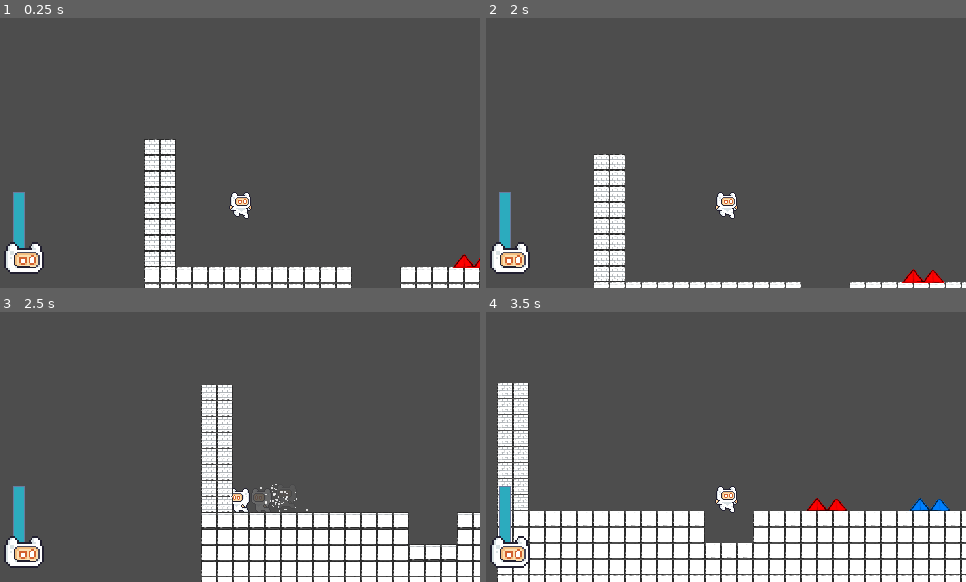
Above: before the commit, frames 1-4 (two rows, left to right).
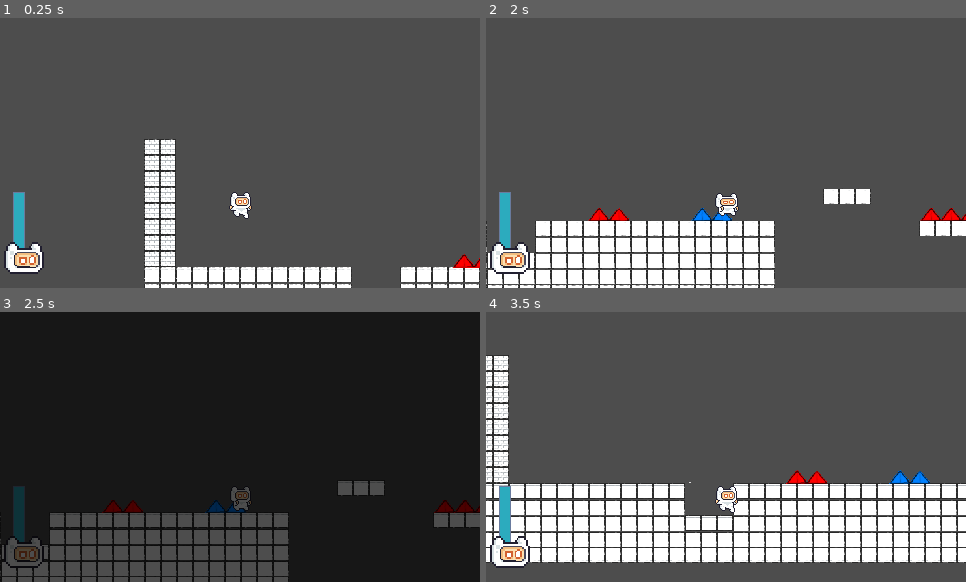
Above: after the commit, the same moments.

Repository: Naathan404/UITxVNG-Group08-NaNaNaNa
Game: Godot game, scene res://dummy_level.tscn
Same seed, same stepped clock (60 frames per second), same inputs: the game is played once before the commit and once after it.
Inputs:
- Up to frame 1 (0.25 s): no input
- Up to frame 2 (2 s): hold D (right) from 0.53 s (still down); tap Shift (dash) at 0.6, 1.35 s; tap Space (jump) at 0.77, 1.52 s
- Up to frame 3 (2.5 s): release D (right) at 2.03 s; hold A (left) from 2.03 s (still down); hold K (mask_blue) from 2.03 s (still down); tap Shift (dash) at 2.3 s
- Up to frame 4 (3.5 s): release A (left) at 2.78 s; release K (mask_blue) at 2.78 s; hold D (right) from 2.78 s (still down); tap J (mask_red) at 2.85 s; tap Space (jump) at 3.02 s; tap Shift (dash) at 3.05 s

Frame 1 is identical in both runs. In frame 2, 15% of the frame differs, in the area x 0-100%, y 50-100%; in frame 3, 91%, in the area x 0-100%, y 0-100%; in frame 4, 27%.

Commit message:
feat: add death screen & die anim

Diff:
--- a/project.godot
+++ b/project.godot
@@ -78,6 +78,11 @@
 , Object(InputEventKey,"resource_local_to_scene":false,"resource_name":"","device":-1,"window_id":0,"alt_pressed":false …(183 unchanged characters)…
 ]
 }
+quit={
+"deadzone": 0.2,
+"events": [Object(InputEventKey,"resource_local_to_scene":false,"resource_name":"","device":-1,"window_id":0,"alt_pressed":false,"shift_pressed":false,"ctrl_pressed":false,"meta_pressed":false,"pressed":false,"keycode":0,"physical_keycode":4194305,"key_label":0,"unicode":0,"location":0,"echo":false,"script":null)
+]
+}
 
 [physics]
 
--- a/scenes/player/game_ui.tscn
+++ b/scenes/player/game_ui.tscn
@@ -55,3 +55,11 @@
 offset_right = 53.0
 offset_bottom = 271.0
 texture = ExtResource("1_pnnm1")
+
+[node name="DeathScreen" type="ColorRect" parent="." unique_id=558221118]
+anchors_preset = 15
+anchor_right = 1.0
+anchor_bottom = 1.0
+grow_horizontal = 2
+grow_vertical = 2
+color = Color(1, 1, 1, 0)
--- a/scenes/player/player.tscn
+++ b/scenes/player/player.tscn
@@ -8,6 +8,7 @@
 [ext_resource type="Texture2D" uid="uid://divq7u6lrbfaw" path="res://assets/sprites/characters/Dash_Red.png" id="3_myrg7"]
 [ext_resource type="Texture2D" uid="uid://b6ov48mv4f7te" path="res://assets/sprites/characters/Jump (32x32).png" id="3_p47bc"]
 [ext_resource type="Texture2D" uid="uid://j0uh3qywmc03" path="res://assets/sprites/characters/Run (32x32).png" id="4_75vfm"]
+[ext_resource type="Texture2D" uid="uid://202anas5dlb4" path="res://assets/sprites/characters/Hit (32x32).png" id="5_ioxgp"]
 [ext_resource type="Texture2D" uid="uid://br43drd3vnlbi" path="res://assets/sprites/characters/Fall_Red.png" id="5_kvlxm"]
 [ext_resource type="Script" uid="uid://cnybuxdpx625h" path="res://scripts/player/fsm/idle.gd" id="6_5gtgg"]
 [ext_resource type="Texture2D" uid="uid://b6goo2dami48" path="res://assets/sprites/characters/Fall_Blue.png" id="6_yj68g"]
@@ -22,6 +23,7 @@
 [ext_resource type="Texture2D" uid="uid://fykkxy5k8w36" path="res://assets/sprites/characters/Run_Blue.png" id="12_8ydkj"]
 [ext_resource type="Texture2D" uid="uid://larvvjwy1qvq" path="res://assets/sprites/characters/Jump_Blue.png" id="12_ioxgp"]
 [ext_resource type="PackedScene" uid="uid://kojv1ur7jv44" path="res://scenes/player/game_ui.tscn" id="22_yj68g"]
+[ext_resource type="Script" uid="uid://bjtaj5xxefbf4" path="res://scripts/player/fsm/die.gd" id="23_cnsyf"]
 
 [sub_resource type="AtlasTexture" id="AtlasTexture_j4nxn"]
 atlas = ExtResource("2_je7p5")
@@ -35,6 +37,34 @@
 atlas = ExtResource("3_myrg7")
 region = Rect2(0, 0, 32, 32)
 
+[sub_resource type="AtlasTexture" id="AtlasTexture_4sw5w"]
+atlas = ExtResource("5_ioxgp")
+region = Rect2(0, 0, 32, 32)
+
+[sub_resource type="AtlasTexture" id="AtlasTexture_s4k4a"]
+atlas = ExtResource("5_ioxgp")
+region = Rect2(32, 0, 32, 32)
+
+[sub_resource type="AtlasTexture" id="AtlasTexture_vkc6f"]
+atlas = ExtResource("5_ioxgp")
+region = Rect2(64, 0, 32, 32)
+
+[sub_resource type="AtlasTexture" id="AtlasTexture_21yht"]
+atlas = ExtResource("5_ioxgp")
+region = Rect2(96, 0, 32, 32)
+
+[sub_resource type="AtlasTexture" id="AtlasTexture_trum3"]
+atlas = ExtResource("5_ioxgp")
+region = Rect2(128, 0, 32, 32)
+
+[sub_resource type="AtlasTexture" id="AtlasTexture_4b1ex"]
+atlas = ExtResource("5_ioxgp")
+region = Rect2(160, 0, 32, 32)
+
+[sub_resource type="AtlasTexture" id="AtlasTexture_v8cnd"]
+atlas = ExtResource("5_ioxgp")
+region = Rect2(192, 0, 32, 32)
+
 [sub_resource type="AtlasTexture" id="AtlasTexture_gx1jg"]
 atlas = ExtResource("1_lvxji")
 region = Rect2(0, 0, 32, 32)
@@ -360,6 +390,32 @@
 "loop": false,
 "name": &"dash_red",
 "speed": 5.0
+}, {
+"frames": [{
+"duration": 1.0,
+"texture": SubResource("AtlasTexture_4sw5w")
+}, {
+"duration": 1.0,
+"texture": SubResource("AtlasTexture_s4k4a")
+}, {
+"duration": 1.0,
+"texture": SubResource("AtlasTexture_vkc6f")
+}, {
+"duration": 1.0,
+"texture": SubResource("AtlasTexture_21yht")
+}, {
+"duration": 1.0,
+"texture": SubResource("AtlasTexture_trum3")
+}, {
+"duration": 1.0,
+"texture": SubResource("AtlasTexture_4b1ex")
+}, {
+"duration": 1.0,
+"texture": SubResource("AtlasTexture_v8cnd")
+}],
+"loop": false,
+"name": &"die",
+"speed": 20.0
 }, {
 "frames": [{
 "duration": 1.0,
@@ -663,9 +719,12 @@
 [node name="Direction2D" type="Node2D" parent="." unique_id=1585420157]
 
 [node name="AnimatedSprite2D" type="AnimatedSprite2D" parent="Direction2D" unique_id=886391024]
+z_index = 1
 sprite_frames = SubResource("SpriteFrames_x7p2l")
-animation = &"dash_blue"
+animation = &"die"
 autoplay = "idle"
+frame = 6
+frame_progress = 1.0
 
 [node name="CollisionShape2D" type="CollisionShape2D" parent="." unique_id=1145219900]
 position = Vector2(0, 5)
@@ -687,6 +746,9 @@
 
 [node name="Dash" type="Node" parent="States" unique_id=910515495]
 script = ExtResource("10_h17s1")
+
+[node name="Die" type="Node" parent="States" unique_id=1483757351]
+script = ExtResource("23_cnsyf")
 
 [node name="Camera2D" type="Camera2D" parent="." unique_id=2031410575]
 offset = Vector2(0, -50)
--- a/scripts/objects/spike.gd
+++ b/scripts/objects/spike.gd
@@ -32,4 +32,5 @@
 
 func _on_body_entered(body: Node2D) -> void:
 	if body.is_in_group("player"):
-		get_tree().reload_current_scene()
+		if body.has_method("_on_death"):
+			body._on_death()
--- /dev/null
+++ b/scripts/player/fsm/die.gd
@@ -0,0 +1,25 @@
+extends PlayerState
+
+@export var die_duration: float = 1.0
+
+func _enter() -> void:
+	obj.change_animation("die")
+	obj.velocity = Vector2.ZERO
+	_play_death_sequence()
+
+func _update(_delta: float) -> void:
+	obj.velocity = Vector2.ZERO
+	pass
+
+func _exit() -> void:
+	pass
+
+func _play_death_sequence() -> void:
+	var anim_sprite = obj.get_node("Direction2D/AnimatedSprite2D")
+
+	await anim_sprite.animation_finished
+
+	if obj.game_ui:
+		await obj.game_ui.play_death_transition()
+
+	obj.get_tree().reload_current_scene()
--- a/scripts/player/player.gd
+++ b/scripts/player/player.gd
@@ -7,6 +7,7 @@
 var multiplier: float = 1.0
 var current_toxic_zone: String = ""
 var is_oxygen_decreased: bool = false
+var is_dead: bool = false
 
 ### Mask
 enum MaskType { NONE, RED, BLUE }
@@ -55,12 +56,14 @@
 		game_ui.update_ui(current_oxygen, max_oxygen, mask_type, is_oxygen_decreased)
 
 	# rơi xuống thì chết
-	if position.y > 500:
+	if position.y > 500 and not is_dead:
 		print("Té chết")
-		get_tree().reload_current_scene()
+		_on_death()
 
 ### Hàm xử lý input
 func _input(event: InputEvent) -> void:
+	if fsm.current_state == fsm.states.die:
+		return
 	# đổi sang mặt nạ đỏ
 	if event.is_action_pressed("mask_scroll_up"):
 		if(mask_type == MaskType.NONE):
@@ -79,6 +82,9 @@
 		elif(mask_type == MaskType.RED):
 			_on_mask_change(MaskType.NONE)
 		return
+
+	if event.is_action_pressed("quit"):
+		get_tree().quit
 
 	pass
 
@@ -121,4 +127,9 @@
 func _on_oxygen_ran_out() -> void:
 	print("Hết oxy! Game Over!")
 	# Tạm thời reset lại màn
-	get_tree().reload_current_scene()
+	_on_death()
+
+func _on_death() -> void:
+	is_dead = true
+	print("Người chơi đã die -> Reset màn chơi")
+	fsm.change_state(fsm.states.die)
--- a/scripts/ui/game_ui.gd
+++ b/scripts/ui/game_ui.gd
@@ -4,6 +4,8 @@
 @onready var oxygen_bar: ProgressBar = $OxygenBar
 @onready var avatar_react: TextureRect = $AvatarReact
 @onready var oxygen_particle: CPUParticles2D = $OxygenBar/OxygenRanOutParticles
+@onready var death_screen: ColorRect = $DeathScreen
+
 
 const AVATAR_NONE = preload("res://assets/sprites/ui/avatar_react/none_mask.png")
 const AVATAR_RED = preload("res://assets/sprites/ui/avatar_react/mask_red.png")
@@ -67,3 +69,11 @@
 	var random_y = randf_range(-shake_strenght, shake_strenght)
 	# Cộng dồn độ lệch ngẫu nhiên vào vị trí gốc
 	avatar_react.position = avatar_original_position + Vector2(random_x, random_y)
+
+func play_death_transition() -> Signal:
+	death_screen.color = Color(0, 0, 0, 0.0)
+
+	var tween = create_tween()
+	tween.tween_property(death_screen, "color:a", 1.0, 0.5)
+
+	return tween.finished
Binary file changed: assets/sprites/characters/Hit (32x32).png
Not shown, added: scripts/player/fsm/die.gd.uid
